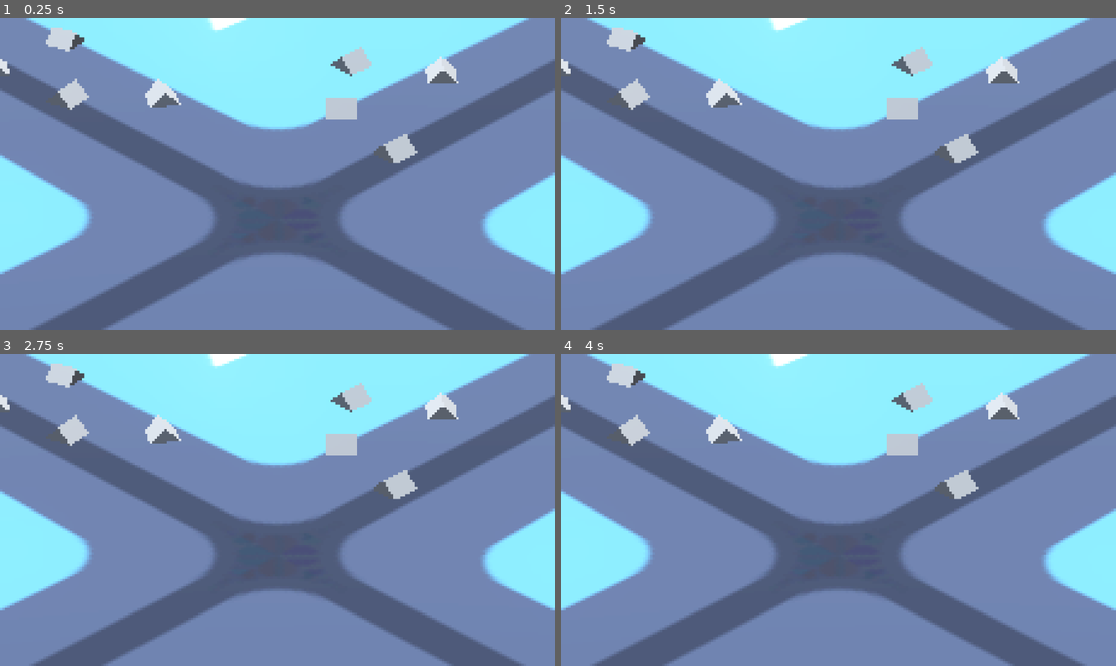
Above: before the commit, frames 1-4 (two rows, left to right).
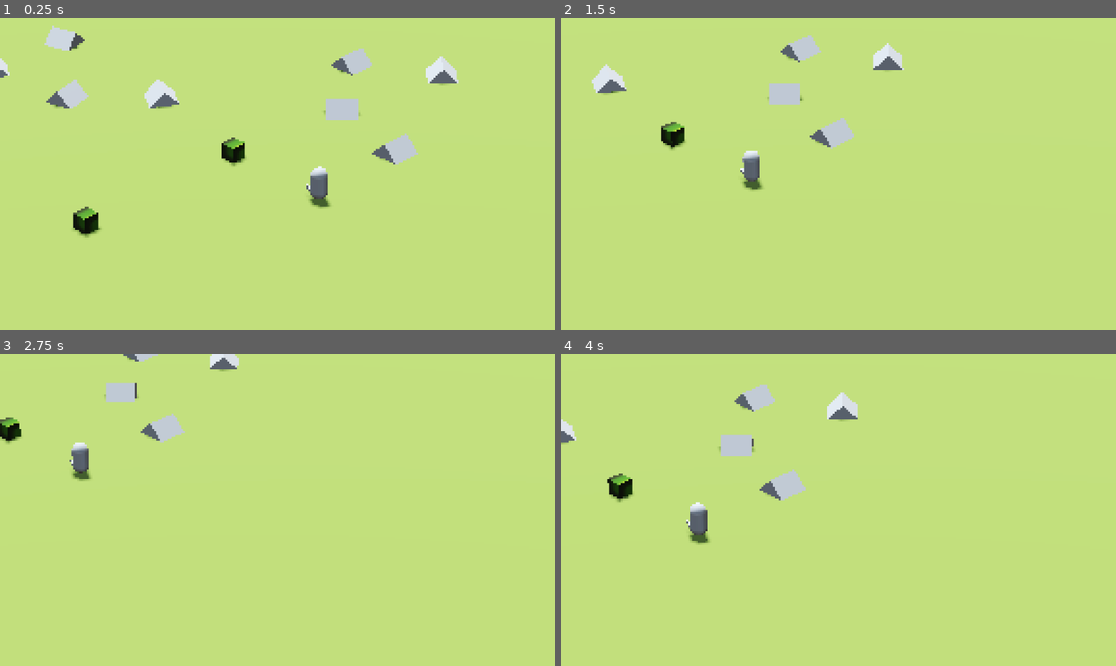
Above: after the commit, the same moments.

Repository: jalejr/Incrememental
Game: Godot game, scene res://main.tscn
The game is run twice, just before and just after one commit, with the same random seed, the same clock (stepped at 60 frames per second) and the same inputs. The engine's default icon, where the game draws it, is replaced by a stand-in: a white triangle on a blue panel in a dark square.
Inputs (mouse positions are in pixels of both pictures, inside the frame that each line leads up to):
- Up to frame 1 (0.25 s): no input
- Up to frame 2 (1.5 s): tap Enter (enter, bound only after the commit) at 0.5, 0.6 s; move the mouse to (960, 158) at 0.52 s; hold Right (right, bound only after the commit) 0.53-1.28 s; click (960, 158) at 0.8 s; move the mouse to (727, 189) at 1.27 s; hold S (backward, bound only after the commit) from 1.28 s (still down); click (727, 189) at 1.35 s
- Up to frame 3 (2.75 s): tap Enter (enter, bound only after the commit) at 1.55, 2.1 s; move the mouse to (333, 441) at 2.02 s; release S (backward, bound only after the commit) at 2.03 s; hold Right (right, bound only after the commit) from 2.03 s (still down); click (333, 441) at 2.3 s
- Up to frame 4 (4 s): move the mouse to (810, 572) at 2.77 s; release Right (right, bound only after the commit) at 2.78 s; hold W (forward, bound only after the commit) 2.78-3.53 s; click (810, 572) at 2.85 s; tap Enter (enter, bound only after the commit) at 3.05, 3.6 s; move the mouse to (1005, 556) at 3.52 s; hold A (left, bound only after the commit) from 3.53 s (still down); click (1005, 556) at 3.8 s

The runs differ from the first frame. In frame 1, 97% of the frame differs, in the area x 0-100%, y 0-100%; in frame 2, 100%; in frame 3, 100%; in frame 4, 100%.
Error in both runs: Cannot call method 'storage_buffer_create' on a null value. (res://compositor/scripts/edge_detection_compositor.gd:20)

Commit message:
Camera updataes

Diff:
--- a/main.gd
+++ b/main.gd
@@ -9,7 +9,21 @@
 
 
 func _ready() -> void:
-	pass
+	Input.set_mouse_mode(Input.MOUSE_MODE_CONFINED)
+
+
+func _unhandled_input(_event: InputEvent) -> void:
+	if (Input.is_action_just_released("enter") or
+			Input.is_action_just_released("left_click")):
+		get_viewport().set_input_as_handled()
+		Input.set_mouse_mode(Input.MOUSE_MODE_CONFINED)
+
+	if Input.is_action_just_released("escape"):
+		get_viewport().set_input_as_handled()
+		if Input.get_mouse_mode() == Input.MOUSE_MODE_CONFINED:
+			Input.set_mouse_mode(Input.MOUSE_MODE_VISIBLE)
+		else:
+			get_tree().quit()
 
 
 func _process(_delta: float) -> void:
--- a/main.tscn
+++ b/main.tscn
@@ -1,9 +1,10 @@
-[gd_scene load_steps=13 format=3 uid="uid://dn3qkyl5xdal6"]
+[gd_scene load_steps=14 format=3 uid="uid://dn3qkyl5xdal6"]
 
 [ext_resource type="Script" uid="uid://bkbvkwgc6q28e" path="res://main.gd" id="1_0xm2m"]
-[ext_resource type="Texture2D" uid="uid://div5m76l6l1dv" path="res://icon.svg" id="1_ig7tw"]
 [ext_resource type="Script" uid="uid://wlibnqq7ntfj" path="res://compositor/scripts/edge_detection_compositor.gd" id="2_1bvp3"]
 [ext_resource type="PackedScene" uid="uid://csssssdgdx5ml" path="res://rts_camera/rts_camera.tscn" id="3_h2yge"]
+[ext_resource type="PackedScene" uid="uid://dyua7qihkpsby" path="res://resources/gold.tscn" id="5_lquwl"]
+[ext_resource type="PackedScene" uid="uid://cs0djqyjiehg" path="res://units/scavenger.tscn" id="6_7mycd"]
 
 [sub_resource type="ProceduralSkyMaterial" id="ProceduralSkyMaterial_ig7tw"]
 sky_horizon_color = Color(0.66224277, 0.6717428, 0.6867428, 1)
@@ -31,9 +32,8 @@
 [sub_resource type="Compositor" id="Compositor_lquwl"]
 compositor_effects = Array[CompositorEffect]([SubResource("CompositorEffect_1bvp3")])
 
-[sub_resource type="StandardMaterial3D" id="StandardMaterial3D_0xm2m"]
-albedo_texture = ExtResource("1_ig7tw")
-uv1_scale = Vector3(6, 6, 6)
+[sub_resource type="StandardMaterial3D" id="StandardMaterial3D_lquwl"]
+albedo_color = Color(0.41568628, 0.49019608, 0.2, 1)
 
 [sub_resource type="PlaneMesh" id="PlaneMesh_h2yge"]
 size = Vector2(256, 256)
@@ -55,11 +55,11 @@
 grow_horizontal = 2
 grow_vertical = 2
 stretch = true
-stretch_shrink = 5
+stretch_shrink = 4
 
 [node name="SubViewport" type="SubViewport" parent="SubViewportContainer"]
 handle_input_locally = false
-size = Vector2i(230, 129)
+size = Vector2i(288, 162)
 render_target_update_mode = 4
 
 [node name="WorldEnvironment" type="WorldEnvironment" parent="SubViewportContainer/SubViewport"]
@@ -69,9 +69,11 @@
 [node name="DirectionalLight3D" type="DirectionalLight3D" parent="SubViewportContainer/SubViewport"]
 transform = Transform3D(-0.8660254, -0.43301278, 0.25, 0, 0.49999997, 0.86602545, -0.50000006, 0.75, -0.43301266, -96.97221, 127.69307, 0)
 shadow_enabled = true
+directional_shadow_mode = 0
+directional_shadow_max_distance = 250.0
 
 [node name="MeshInstance3D" type="MeshInstance3D" parent="SubViewportContainer/SubViewport"]
-material_override = SubResource("StandardMaterial3D_0xm2m")
+material_override = SubResource("StandardMaterial3D_lquwl")
 mesh = SubResource("PlaneMesh_h2yge")
 skeleton = NodePath("../../../World")
 
@@ -136,3 +138,12 @@
 transform = Transform3D(2.9802322e-08, 0, -1, 0, 1, 0, 1, 0, 2.9802322e-08, 10.464777, 0.5, -0.41441154)
 mesh = SubResource("PrismMesh_h2yge")
 skeleton = NodePath("../../../World")
+
+[node name="Gold" parent="SubViewportContainer/SubViewport" instance=ExtResource("5_lquwl")]
+transform = Transform3D(1, 0, 0, 0, 1, 0, 0, 0, 1, -8.282616, 0, -6.968609)
+
+[node name="Gold2" parent="SubViewportContainer/SubViewport" instance=ExtResource("5_lquwl")]
+transform = Transform3D(1, 0, 0, 0, 1, 0, 0, 0, 1, 3.2216063, 0, -6.968609)
+
+[node name="Scavenger" parent="SubViewportContainer/SubViewport" instance=ExtResource("6_7mycd")]
+transform = Transform3D(1, 0, 0, 0, 1, 0, 0, 0, 1, 3.396986, 0, 0)
--- a/project.godot
+++ b/project.godot
@@ -18,3 +18,50 @@
 [dotnet]
 
 project/assembly_name="Incrememental"
+
+[input]
+
+left_click={
+"deadzone": 0.2,
+"events": [Object(InputEventMouseButton,"resource_local_to_scene":false,"resource_name":"","device":-1,"window_id":0,"alt_pressed":false,"shift_pressed":false,"ctrl_pressed":false,"meta_pressed":false,"button_mask":1,"position":Vector2(112, 18),"global_position":Vector2(121, 66),"factor":1.0,"button_index":1,"canceled":false,"pressed":true,"double_click":false,"script":null)
+]
+}
+right_click={
+"deadzone": 0.2,
+"events": [Object(InputEventMouseButton,"resource_local_to_scene":false,"resource_name":"","device":-1,"window_id":0,"alt_pressed":false,"shift_pressed":false,"ctrl_pressed":false,"meta_pressed":false,"button_mask":2,"position":Vector2(103, 8),"global_position":Vector2(112, 56),"factor":1.0,"button_index":2,"canceled":false,"pressed":true,"double_click":false,"script":null)
+]
+}
+escape={
+"deadzone": 0.2,
+"events": [Object(InputEventKey,"resource_local_to_scene":false,"resource_name":"","device":-1,"window_id":0,"alt_pressed":false,"shift_pressed":false,"ctrl_pressed":false,"meta_pressed":false,"pressed":false,"keycode":0,"physical_keycode":4194305,"key_label":0,"unicode":0,"location":0,"echo":false,"script":null)
+]
+}
+enter={
+"deadzone": 0.2,
+"events": [Object(InputEventKey,"resource_local_to_scene":false,"resource_name":"","device":-1,"window_id":0,"alt_pressed":false,"shift_pressed":false,"ctrl_pressed":false,"meta_pressed":false,"pressed":false,"keycode":0,"physical_keycode":4194309,"key_label":0,"unicode":0,"location":0,"echo":false,"script":null)
+]
+}
+left={
+"deadzone": 0.2,
+"events": [Object(InputEventKey,"resource_local_to_scene":false,"resource_name":"","device":-1,"window_id":0,"alt_pressed":false,"shift_pressed":false,"ctrl_pressed":false,"meta_pressed":false,"pressed":false,"keycode":0,"physical_keycode":65,"key_label":0,"unicode":97,"location":0,"echo":false,"script":null)
+, Object(InputEventKey,"resource_local_to_scene":false,"resource_name":"","device":-1,"window_id":0,"alt_pressed":false,"shift_pressed":false,"ctrl_pressed":false,"meta_pressed":false,"pressed":false,"keycode":0,"physical_keycode":4194319,"key_label":0,"unicode":0,"location":0,"echo":false,"script":null)
+]
+}
+right={
+"deadzone": 0.2,
+"events": [Object(InputEventKey,"resource_local_to_scene":false,"resource_name":"","device":-1,"window_id":0,"alt_pressed":false,"shift_pressed":false,"ctrl_pressed":false,"meta_pressed":false,"pressed":false,"keycode":0,"physical_keycode":4194321,"key_label":0,"unicode":0,"location":0,"echo":false,"script":null)
+, Object(InputEventKey,"resource_local_to_scene":false,"resource_name":"","device":-1,"window_id":0,"alt_pressed":false,"shift_pressed":false,"ctrl_pressed":false,"meta_pressed":false,"pressed":false,"keycode":0,"physical_keycode":68,"key_label":0,"unicode":100,"location":0,"echo":false,"script":null)
+]
+}
+forward={
+"deadzone": 0.2,
+"events": [Object(InputEventKey,"resource_local_to_scene":false,"resource_name":"","device":-1,"window_id":0,"alt_pressed":false,"shift_pressed":false,"ctrl_pressed":false,"meta_pressed":false,"pressed":false,"keycode":0,"physical_keycode":87,"key_label":0,"unicode":119,"location":0,"echo":false,"script":null)
+, Object(InputEventKey,"resource_local_to_scene":false,"resource_name":"","device":-1,"window_id":0,"alt_pressed":false,"shift_pressed":false,"ctrl_pressed":false,"meta_pressed":false,"pressed":false,"keycode":0,"physical_keycode":4194320,"key_label":0,"unicode":0,"location":0,"echo":false,"script":null)
+]
+}
+backward={
+"deadzone": 0.2,
+"events": [Object(InputEventKey,"resource_local_to_scene":false,"resource_name":"","device":-1,"window_id":0,"alt_pressed":false,"shift_pressed":false,"ctrl_pressed":false,"meta_pressed":false,"pressed":false,"keycode":0,"physical_keycode":83,"key_label":0,"unicode":115,"location":0,"echo":false,"script":null)
+, Object(InputEventKey,"resource_local_to_scene":false,"resource_name":"","device":-1,"window_id":0,"alt_pressed":false,"shift_pressed":false,"ctrl_pressed":false,"meta_pressed":false,"pressed":false,"keycode":0,"physical_keycode":4194322,"key_label":0,"unicode":0,"location":0,"echo":false,"script":null)
+]
+}
--- /dev/null
+++ b/resources/gold.tscn
@@ -0,0 +1,16 @@
+[gd_scene load_steps=4 format=3 uid="uid://dyua7qihkpsby"]
+
+[ext_resource type="Texture2D" uid="uid://div5m76l6l1dv" path="res://icon.svg" id="1_rilw6"]
+
+[sub_resource type="StandardMaterial3D" id="StandardMaterial3D_w5o70"]
+albedo_color = Color(0.6516393, 0.65026075, 0, 1)
+albedo_texture = ExtResource("1_rilw6")
+
+[sub_resource type="BoxMesh" id="BoxMesh_fervn"]
+
+[node name="Gold" type="Node3D"]
+
+[node name="MeshInstance3D" type="MeshInstance3D" parent="."]
+transform = Transform3D(1, 0, 0, 0, 1, 0, 0, 0, 1, 0, 0.5, 0)
+material_override = SubResource("StandardMaterial3D_w5o70")
+mesh = SubResource("BoxMesh_fervn")
--- a/rts_camera/rts_camera.gd
+++ b/rts_camera/rts_camera.gd
@@ -1,9 +1,12 @@
 extends Node3D
 ## enums
 ## consts
+const CAMERA_PAN_MARGIN: float = 5.0 # pixels
 ## exports
+@export var camera_pan_speed: float = 10.0
 ## public vars
 ## private vars
+var _camera_pan_direction: Vector3 = Vector3.ZERO
 ## onready vars
 @onready var camera_3d: Camera3D = $Camera3D
 
@@ -12,11 +15,28 @@
 	_setup_camera(camera_3d)
 
 
-func _process(_delta: float) -> void:
-	pass
+func _process(delta: float) -> void:
+	get_camera_pan_mouse_direction(delta)
+	get_camera_pan_keyboard_direction(delta)
+	_apply_velocity()
 
 
 ## public methods
+func get_camera_pan_mouse_direction(delta: float) -> void:
+	if Input.get_mouse_mode() != Input.MOUSE_MODE_CONFINED:
+		return
+
+	var mouse_pos: Vector2 = get_viewport().get_mouse_position()
+	var viewport_size: Vector2 = get_viewport().get_visible_rect().size
+	if mouse_pos.x < CAMERA_PAN_MARGIN: _camera_pan_direction.x = -1 * delta
+	if mouse_pos.y < CAMERA_PAN_MARGIN: _camera_pan_direction.z = -1 * delta
+	if mouse_pos.x > viewport_size.x - CAMERA_PAN_MARGIN: _camera_pan_direction.x = 1 * delta
+	if mouse_pos.y > viewport_size.y - CAMERA_PAN_MARGIN: _camera_pan_direction.z = 1 * delta
+
+
+func get_camera_pan_keyboard_direction(delta: float) -> void:
+	var input_direction = Input.get_vector("left", "right", "forward", "backward")
+	_camera_pan_direction = Vector3(input_direction.x, 0.0, input_direction.y) * delta
 
 ## private methods
 func _setup_camera(camera: Camera3D) -> void:
@@ -25,3 +45,10 @@
 	camera.rotation.x = deg_to_rad(-30.0)
 	rotation.y = deg_to_rad(-45.0)
 	camera.translate_object_local(Vector3(0.0,0.0,100.0))
+
+
+func _apply_velocity() -> void:
+	if _camera_pan_direction != Vector3.ZERO:
+		var velocity: Vector3 = _camera_pan_direction * camera_pan_speed
+		translate_object_local(velocity)
+		_camera_pan_direction = Vector3.ZERO
--- /dev/null
+++ b/units/scavenger.tscn
@@ -0,0 +1,16 @@
+[gd_scene load_steps=3 format=3 uid="uid://cs0djqyjiehg"]
+
+[sub_resource type="CapsuleMesh" id="CapsuleMesh_q75vc"]
+
+[sub_resource type="PrismMesh" id="PrismMesh_q75vc"]
+size = Vector3(0.5, 0.5, 0.2)
+
+[node name="Scavenger" type="Node3D"]
+
+[node name="MeshInstance3D" type="MeshInstance3D" parent="."]
+transform = Transform3D(1, 0, 0, 0, 1, 0, 0, 0, 1, 0, 1, 0)
+mesh = SubResource("CapsuleMesh_q75vc")
+
+[node name="MeshInstance3D2" type="MeshInstance3D" parent="."]
+transform = Transform3D(1, 0, 0, 0, -4.371139e-08, 1, 0, -1, -4.371139e-08, 0, 0.4, -0.793)
+mesh = SubResource("PrismMesh_q75vc")
